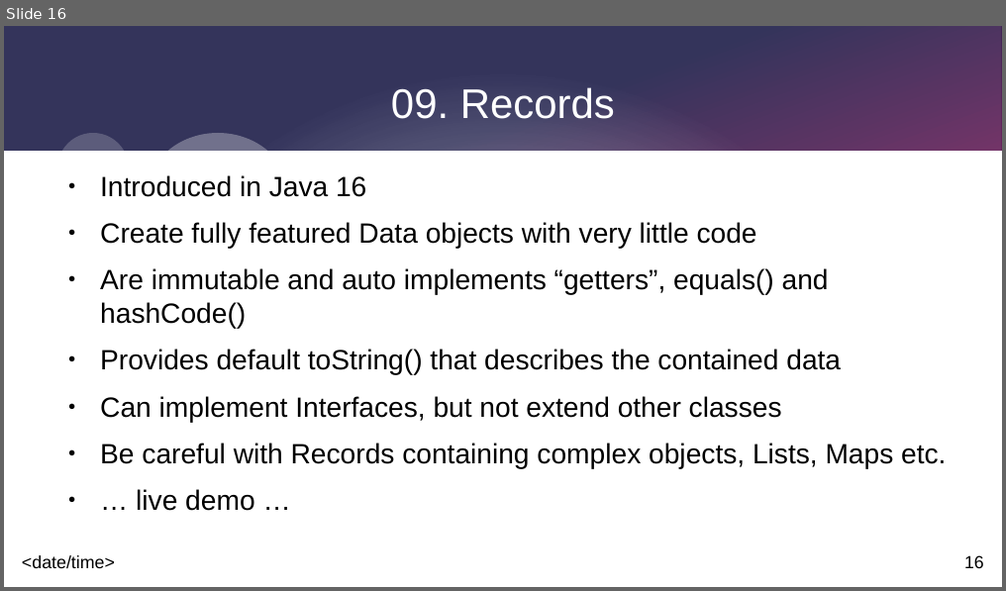
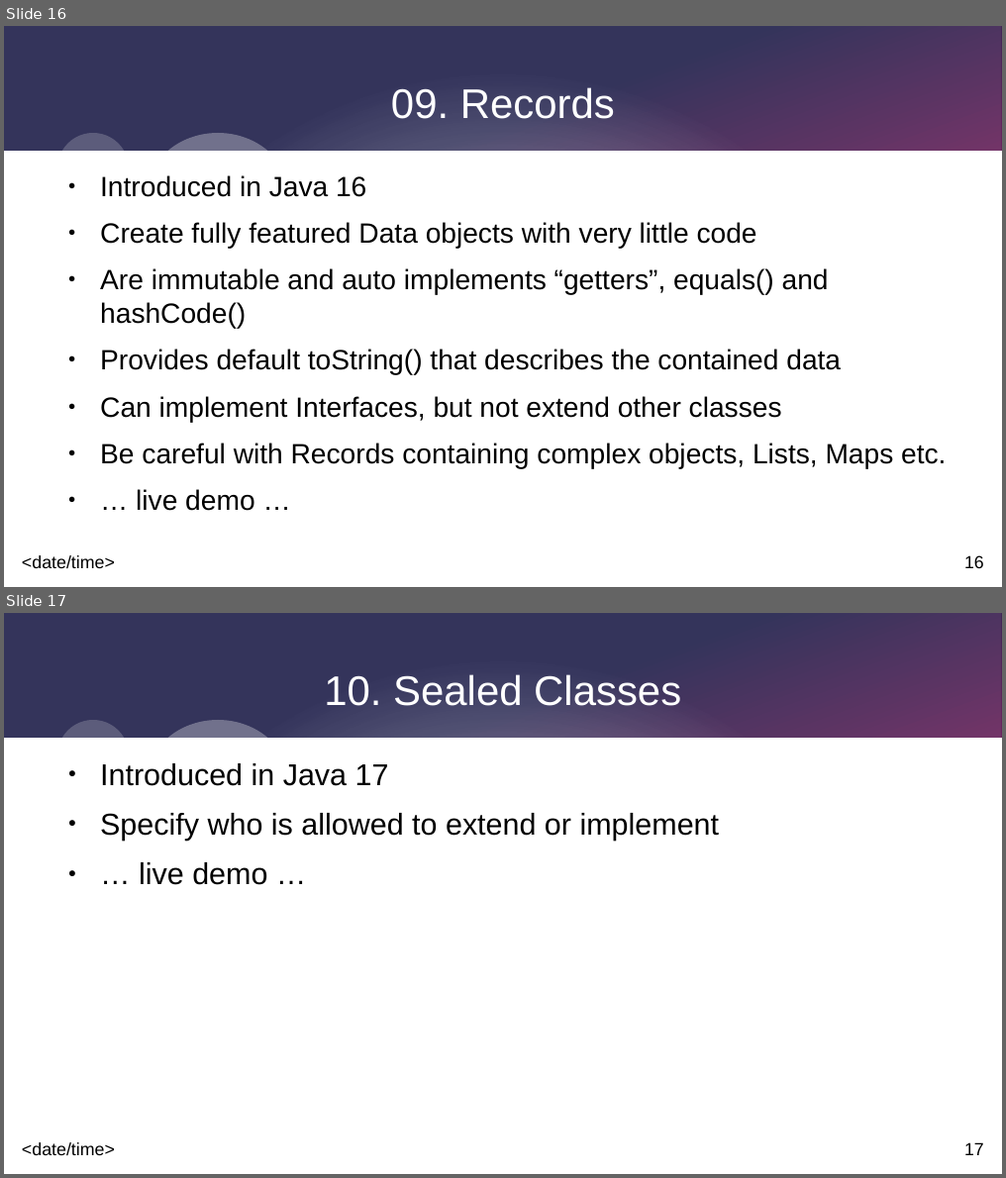
Before and after one commit to johnnyegel/Talk_JavaLatestAndGreatest, a slide deck: Presentation/JavaLatestAndGreatest.odp. Shown one above the other, each under a label of ours: slide 16 before the commit, slides 16 and 17 after it. The pictures are 1006x591 and 1006x1178 pixels, drawn with LibreOffice and Linux fonts; fonts in the diff are those of the drawing. Boxes give left, top, right and bottom in pixels: in the first picture for what was removed or moved away, otherwise in the second. Text is boxed around its words. In the diff, an @@ line names an element or a change of style, - is before the commit and + after.

Commit message:
Added example of Sealed keyword.

```diff
--- a/Presentation/JavaLatestAndGreatest.odp
+++ b/Presentation/JavaLatestAndGreatest.odp
@@ slide 17 added at box(4, 613, 1002, 1174), background #FFFFFF; not listed: 9 template elements that a slide beside it also shows @@
@@ title added at box(324, 674, 681, 706), 33 pt, text #FFFFFF @@
+10. Sealed Classes
@@ text added at box(100, 763, 720, 885), 24 pt, text #000000 @@
+● Introduced in Java 17
+● Specify who is allowed to extend or implement
+● … live demo …
```
Also in this commit, not shown: 1 slide changed, 2 other files.
